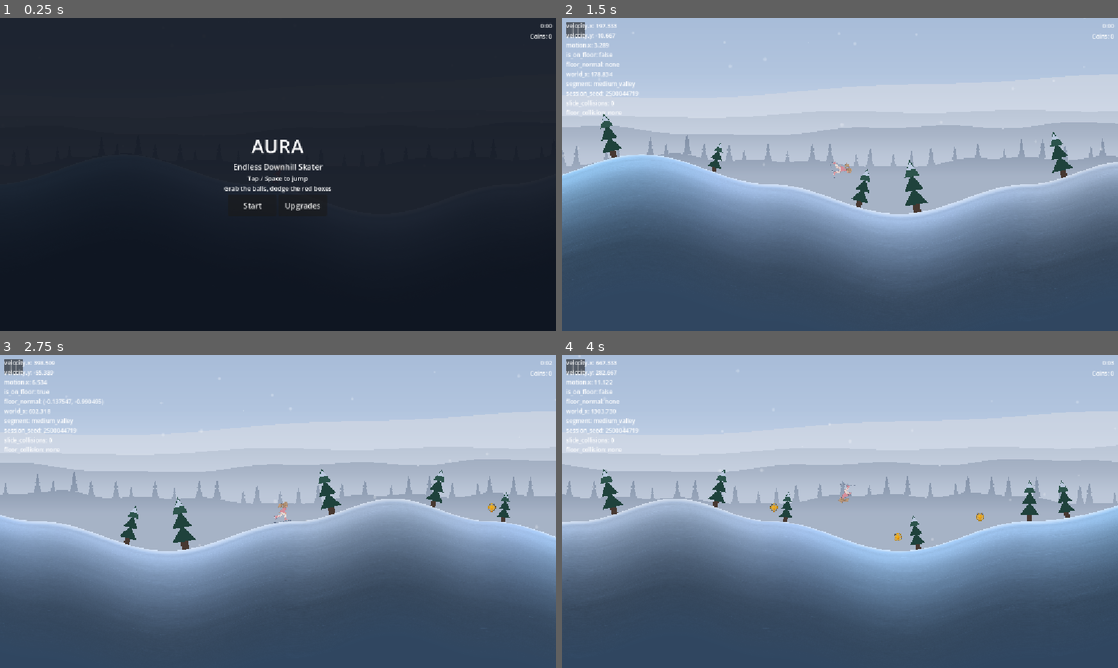
Above: before the commit, frames 1-4 (two rows, left to right).
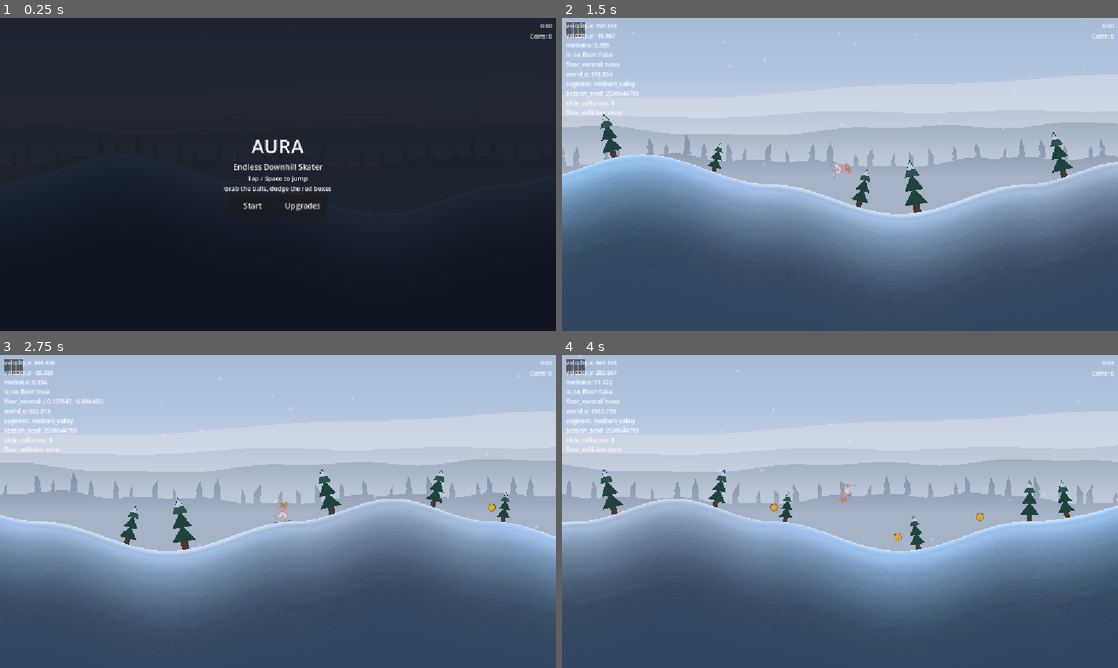
Above: after the commit, the same moments.

Repository: Kiernan-Hub/Aurora
Game: Godot game, scene res://scenes/main.tscn
Same seed, same stepped clock (60 frames per second), same inputs: the game is played once before the commit and once after it.
Inputs (mouse positions are in pixels of both pictures, inside the frame that each line leads up to):
- Up to frame 1 (0.25 s): no input
- Up to frame 2 (1.5 s): click "Start" at 0.5 s; tap Enter (ui_accept) at 1.25 s; move the mouse to (962, 158) at 1.27 s; hold Up (ui_up) from 1.28 s (still down); tap M at 1.35 s; click (962, 158) at 1.42 s
- Up to frame 3 (2.75 s): tap Enter (ui_accept) at 1.52, 1.82 s; release Up (ui_up) at 2 s; drag from (166, 527) to (250, 574) at 2.02 s
- Up to frame 4 (4 s): move the mouse to (895, 442) at 2.77 s; hold Up (ui_up) 2.78-3.5 s; tap M at 2.85 s; drag from (812, 574) to (1023, 536) at 3.52 s

The runs differ from the first frame. In frame 2, 0.3% of the frame differs, in the area x 0-98%, y 37-48%; in frame 3, 0.3%; in frame 4, 0.3%, in the area x 0-100%, y 38-48%.

Commit message:
Background: replace the conifer silhouette with an ice shard
The pine treeline was the single loudest Alto's Adventure tell in the
background. build_pine_polygon() was only ever a PackedVector2Array
factory, so swapping the shape reuses the whole scatter system --
global grid, hash jitter, hash height, ridge-line rooting, seams and
the one-modulate recolour all unchanged.

The new shard is asymmetric by construction: apex pushed off centre,
one shoulder break per side at different heights, one concave notch on
one side, plus a per-shard mirror. A symmetrical spire still reads as a
conifer, so the asymmetry is the point. Six vertices only -- these
render 26-52px tall and finer notching would land at 2-3px and read as
noise. Lean is bounded at +/-1.1 half-widths; past ~1.2 the apex edge
crosses the base edge and Polygon2D triangulates a non-simple polygon
into garbage.

Uses the third hash slot the index stride of 3 already reserved, so a
shard's silhouette stays a pure function of its absolute index like its
height and jitter were.

Spacing and heights are held at their exact previous values (52 / 26-52)
so the silhouette is the only changed variable. PineLine -> ShardLine
and pine_* -> shard_* throughout; nothing resolved that node by path.

Gates: shipping_values_check, biome_schedule_check, terrain_invariant
all PASS. project.godot clean. The three windowed visual gates still
need a run.

Co-Authored-By: Claude Opus 5 <noreply@anthropic.com>

Diff:
--- a/scenes/main.tscn
+++ b/scenes/main.tscn
@@ -78,7 +78,7 @@
 haze_rise = 100.0
 rng_salt = 202
 
-[node name="PineLine" type="ParallaxLayer" parent="ParallaxBackground"]
+[node name="ShardLine" type="ParallaxLayer" parent="ParallaxBackground"]
 motion_scale = Vector2(0.3, 0)
 script = ExtResource("4")
 player_path = NodePath("../../Player")
@@ -92,9 +92,9 @@
 haze_color = Color(0.85, 0.9, 0.95, 0.52)
 haze_rise = 100.0
 rng_salt = 303
-pine_spacing = 52.0
-pine_height_min = 26.0
-pine_height_max = 52.0
+shard_spacing = 52.0
+shard_height_min = 26.0
+shard_height_max = 52.0
 
 [node name="BirdFlock" type="CanvasLayer" parent="."]
 layer = -60
--- a/scripts/systems/background_generator.gd
+++ b/scripts/systems/background_generator.gd
@@ -3,16 +3,16 @@
 class_name BackgroundGenerator
 
 # One layer of background scenery: a recycled strip of silhouette, plus the haze that
-# veils it. main.tscn attaches this same script to three ParallaxLayers (FarRidge,
-# MidRidge, PineLine) which differ only by their @export values -- the recycling logic
+# veils it. main.tscn attaches this same script to four ParallaxLayers (FarPeaks, FarRidge,
+# MidRidge, ShardLine) which differ only by their @export values -- the recycling logic
 # exists once, and a new layer is a scene edit rather than a new script.
 #
 # HOW DEPTH IS PRODUCED, since it is not obvious from any single value:
 #
 #   * Colour. Distant ridges sit closer to the sky colour and near ones further from it
 #     (atmospheric perspective). Under a PALE sky that means far = lighter, so FarRidge is
-#     the lightest scenery and PineLine the darkest.
-#   * Parallax rate. Far layers scroll slower. PineLine keeps the 0.3 that was already
+#     the lightest scenery and ShardLine the darkest.
+#   * Parallax rate. Far layers scroll slower. ShardLine keeps the 0.3 that was already
 #     shipped and proven; the two ridge layers are slower still, so this change only ever
 #     moves background pixels *less* per frame than before, never more.
 #   * Haze. Each layer owns two child containers, built once in _ready(): "Ridges" then
@@ -40,10 +40,10 @@
 #     arithmetic it already was; do no per-frame node work.
 
 const SHAPE_RIDGE: int = 0
-const SHAPE_PINES: int = 1
+const SHAPE_SHARDS: int = 1
 
 @export var player_path: NodePath
-@export_enum("Ridge:0", "Pines:1") var shape_kind: int = SHAPE_RIDGE
+@export_enum("Ridge:0", "Shards:1") var shape_kind: int = SHAPE_RIDGE
 @export var segment_width: float = 1024.0
 @export var segment_count_ahead: int = 2
 @export var segment_count_behind: int = 1
@@ -72,10 +72,10 @@
 @export var haze_rise: float = 130.0
 # Per-layer hash salt. Any two layers sharing a salt would generate the same skyline.
 @export var rng_salt: int = 0
-# Ignored unless shape_kind is Pines.
-@export var pine_spacing: float = 52.0
-@export var pine_height_min: float = 26.0
-@export var pine_height_max: float = 52.0
+# Ignored unless shape_kind is Shards.
+@export var shard_spacing: float = 52.0
+@export var shard_height_min: float = 26.0
+@export var shard_height_max: float = 52.0
 
 var player: CharacterBody2D
 var next_segment_index: int = 0
@@ -242,8 +242,8 @@
 	segment.name = "Segment%d" % segment_index
 	segment.position = Vector2(segment_origin_x, 0.0)
 	segment.add_child(build_ridge_polygon(segment_origin_x))
-	if shape_kind == SHAPE_PINES:
-		build_pines(segment, segment_origin_x)
+	if shape_kind == SHAPE_SHARDS:
+		build_shards(segment, segment_origin_x)
 	ridges_root.add_child(segment)
 	active_segments[segment_index] = segment
 
@@ -311,45 +311,72 @@
 		wave_phases.append(get_hash_unit_float(wave_index) * TAU)
 
 
-# Trees are placed on a global grid so a tree's identity is its absolute index, not its
-# position within a segment -- that is what keeps a tree at the same x with the same
+# Shards are placed on a global grid so a shard's identity is its absolute index, not its
+# position within a segment -- that is what keeps a shard at the same x with the same
 # height no matter which segment happens to contain it.
-func build_pines(segment: Node2D, segment_origin_x: float) -> void:
-	var first_tree_index: int = int(floor(segment_origin_x / pine_spacing))
-	var last_tree_index: int = int(floor((segment_origin_x + segment_width) / pine_spacing))
-	for tree_index: int in range(first_tree_index, last_tree_index + 1):
+#
+# Three hash slots per shard, hence the stride of 3: jitter, height, and shape (lean plus
+# mirror). The third was reserved by the original stride and is now used.
+func build_shards(segment: Node2D, segment_origin_x: float) -> void:
+	var first_shard_index: int = int(floor(segment_origin_x / shard_spacing))
+	var last_shard_index: int = int(floor((segment_origin_x + segment_width) / shard_spacing))
+	for shard_index: int in range(first_shard_index, last_shard_index + 1):
 		# Jitter keeps the grid from reading as a grid. Bounded to under half the
-		# spacing, so trees cannot reorder or stack.
-		var jitter: float = (get_hash_unit_float(tree_index * 3) - 0.5) * pine_spacing * 0.7
-		var tree_x: float = (float(tree_index) * pine_spacing) + jitter
-		if tree_x < segment_origin_x or tree_x >= segment_origin_x + segment_width:
+		# spacing, so shards cannot reorder or stack.
+		var jitter: float = (get_hash_unit_float(shard_index * 3) - 0.5) * shard_spacing * 0.7
+		var shard_x: float = (float(shard_index) * shard_spacing) + jitter
+		if shard_x < segment_origin_x or shard_x >= segment_origin_x + segment_width:
 			continue
 
-		var tree_height: float = pine_height_min + (get_hash_unit_float((tree_index * 3) + 1) * (pine_height_max - pine_height_min))
-		var pine: Polygon2D = Polygon2D.new()
-		pine.name = "Pine%d" % tree_index
-		# Rooted ON the ridge line, so the tree line reads as growing out of the hill
-		# rather than floating in front of it.
-		pine.position = Vector2(tree_x - segment_origin_x, base_y - get_ridge_height(tree_x))
-		pine.polygon = build_pine_polygon(tree_height)
+		var shard_height: float = shard_height_min + (get_hash_unit_float((shard_index * 3) + 1) * (shard_height_max - shard_height_min))
+		var shard: Polygon2D = Polygon2D.new()
+		shard.name = "Shard%d" % shard_index
+		# Rooted ON the ridge line, so the shard field reads as broken ice pushing out of
+		# the hill rather than floating in front of it.
+		shard.position = Vector2(shard_x - segment_origin_x, base_y - get_ridge_height(shard_x))
+		shard.polygon = build_shard_polygon(shard_height, get_hash_unit_float((shard_index * 3) + 2))
 		# White for the same reason as the ridge: ridges_root.modulate tints it.
-		pine.color = Color.WHITE
-		segment.add_child(pine)
-
-
-# A two-tier conifer, drawn from the apex clockwise. Deliberately simple: at this scale
-# the silhouette is what carries, and detail would only add noise behind the play area.
-func build_pine_polygon(tree_height: float) -> PackedVector2Array:
-	var half_width: float = tree_height * 0.21
-	return PackedVector2Array([
-		Vector2(0.0, -tree_height),
-		Vector2(half_width * 0.56, -tree_height * 0.52),
-		Vector2(half_width * 0.32, -tree_height * 0.52),
+		shard.color = Color.WHITE
+		segment.add_child(shard)
+
+
+# A leaning ice shard, drawn from the apex clockwise: narrow base, apex pushed off centre,
+# and one shoulder break per side at DIFFERENT heights so no two edges mirror each other.
+# That asymmetry is the whole point -- a symmetrical spire still reads as a conifer.
+#
+# Deliberately only six vertices, and every facet a large fraction of the height. These are
+# 26-52px tall on screen: finer notching would land at 2-3px and read as noise, not ice.
+# The same rule the far layers follow -- fewer, larger facets the smaller the element.
+#
+# shape_unit is one hash draw in [0, 1) carrying both the lean and the mirror, so a shard's
+# silhouette is a pure function of its index like its height and jitter already were.
+func build_shard_polygon(shard_height: float, shape_unit: float) -> PackedVector2Array:
+	# Narrower than the conifer it replaced (0.21): ice spires read tall and thin.
+	var half_width: float = shard_height * 0.19
+	# Mirror off the top bit of the hash, lean off the rest, so the two are independent.
+	var mirror: float = 1.0 if shape_unit < 0.5 else -1.0
+	var lean_unit: float = fmod(shape_unit * 2.0, 1.0)
+	# Up to slightly past the base corner, which is what makes a shard look toppled rather
+	# than merely tilted. Bounded: beyond ~1.2 the apex edge would cross the base edge and
+	# the polygon stops being simple, which Polygon2D triangulates into garbage.
+	var apex_x: float = ((lean_unit * 2.2) - 1.1) * half_width
+
+	var points: PackedVector2Array = PackedVector2Array([
+		Vector2(apex_x, -shard_height),
+		# Right side: lower shoulder, then a shallow concave notch under it.
+		Vector2(half_width * 0.95, -shard_height * 0.42),
+		Vector2(half_width * 0.62, -shard_height * 0.30),
 		Vector2(half_width, 0.0),
 		Vector2(-half_width, 0.0),
-		Vector2(-half_width * 0.32, -tree_height * 0.52),
-		Vector2(-half_width * 0.56, -tree_height * 0.52),
+		# Left side: a single break, set higher than the right shoulder.
+		Vector2(-half_width * 0.70, -shard_height * 0.58),
 	])
+
+	if mirror < 0.0:
+		for point_index: int in range(points.size()):
+			points[point_index] = Vector2(-points[point_index].x, points[point_index].y)
+
+	return points
 
 
 # Transparent at the top, full haze by the time it reaches the skyline, and holding that
--- a/scripts/systems/bird_flock.gd
+++ b/scripts/systems/bird_flock.gd
@@ -24,7 +24,7 @@
 # would just be clutter over the obstacles/coins the player is reading.
 
 const BIRD_COUNT: int = 4
-# Mid-dark, same family as PineLine/MidRidge (docs/development/visuals.md palette) so a
+# Mid-dark, same family as ShardLine/MidRidge (docs/development/visuals.md palette) so a
 # bird reads as part of the distant scenery rather than a foreground gameplay object.
 const BIRD_COLOR: Color = Color(0.4, 0.49, 0.6, 0.88)
 const WING_LENGTH_MIN: float = 12.0
--- a/scripts/systems/ground_tree_spawner.gd
+++ b/scripts/systems/ground_tree_spawner.gd
@@ -13,7 +13,7 @@
 
 # Global grid, not per-chunk slots: a tree's identity is its absolute index, so it keeps
 # the same x/height regardless of which chunk currently contains it (same reasoning as
-# background_generator.build_pines).
+# background_generator.build_shards).
 const TREE_SPACING: float = 190.0
 const TREE_INCLUDE_CHANCE: float = 0.5
 const TREE_HEIGHT_MIN: float = 70.0
Not shown, changed: docs/development/architecture.md
Not shown, changed: docs/development/visuals.md
